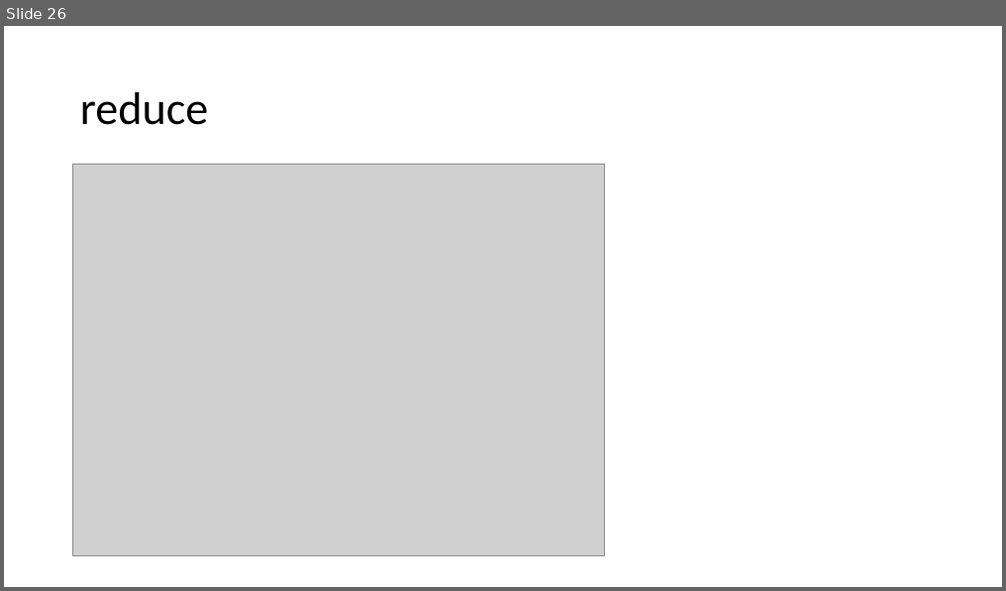
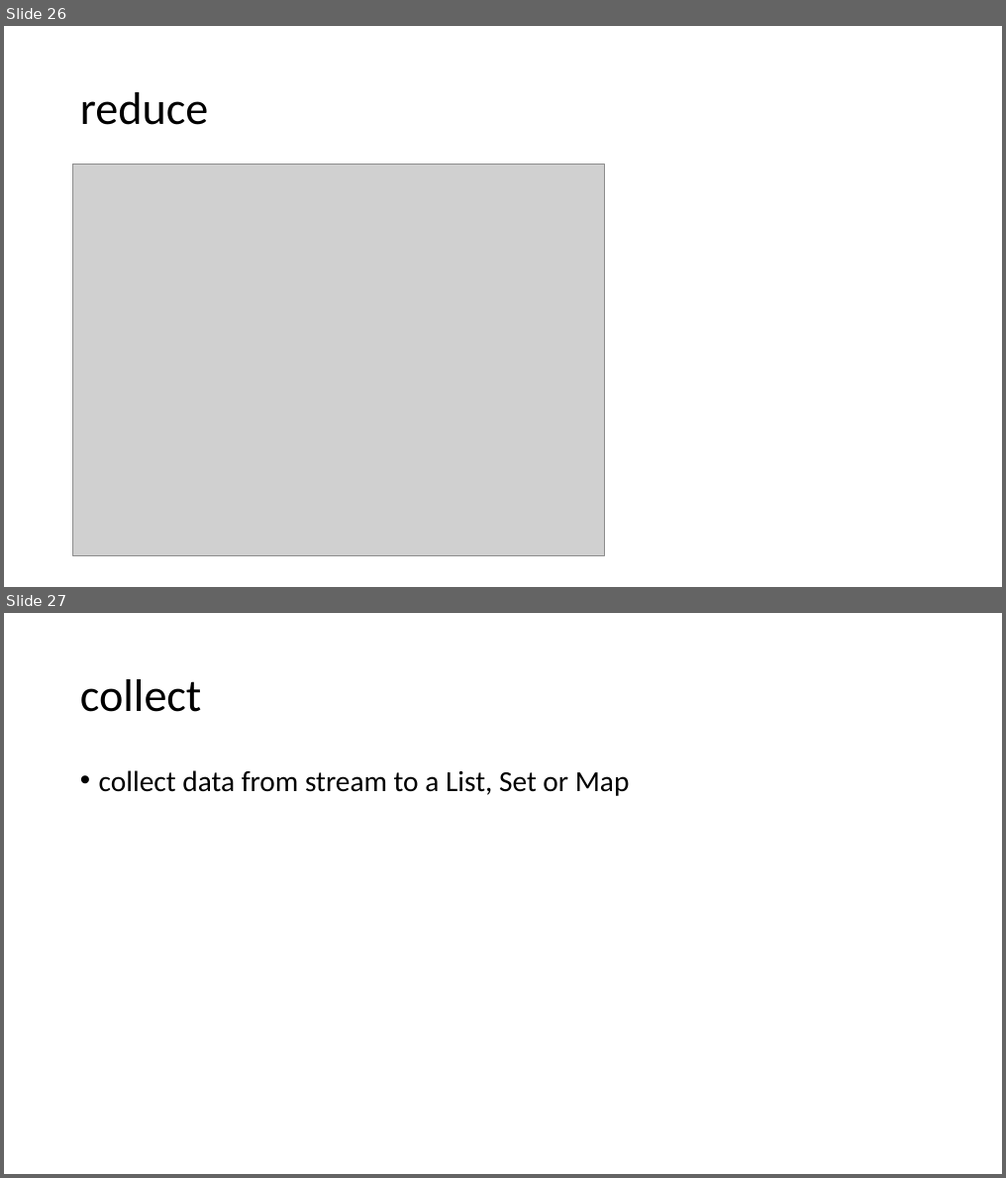
Before and after one commit to jungle0127/javastudy, a slide deck: java8function/docs/Java8 function.pptx. Shown one above the other, each under a label of ours: slide 26 before the commit, slides 26 and 27 after it. The pictures are 1006x591 and 1006x1178 pixels, drawn with LibreOffice and Linux fonts; fonts in the diff are those of the drawing; grey boxes stand for pictures. Boxes give left, top, right and bottom in pixels: in the first picture for what was removed or moved away, otherwise in the second. Text is boxed around its words. In the diff, an @@ line names an element or a change of style, - is before the commit and + after.

```diff
--- a/java8function/docs/Java8 function.pptx
+++ b/java8function/docs/Java8 function.pptx
@@ slide 27 added at bbox=[4, 613, 1002, 1174], background #FFFFFF @@
@@ title added at bbox=[80, 679, 202, 712], 44 pt, text #000000 @@
+collect
@@ text added at bbox=[99, 770, 630, 796], 28 pt, text #000000 @@
+• collect data from stream to a List, Set or Map
```
Also in this commit, not shown: 1 other slide added, 1 slide removed, 4 other files.
